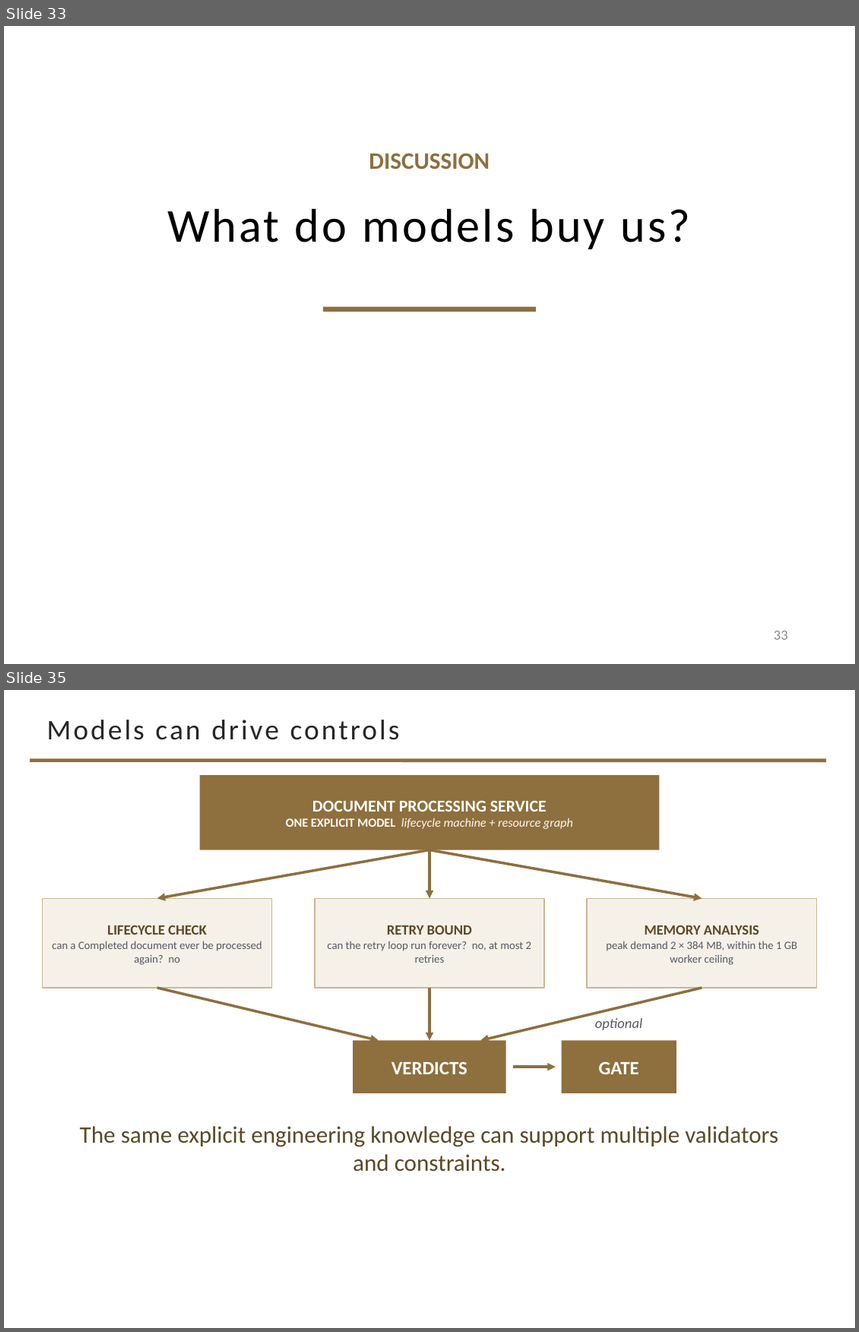
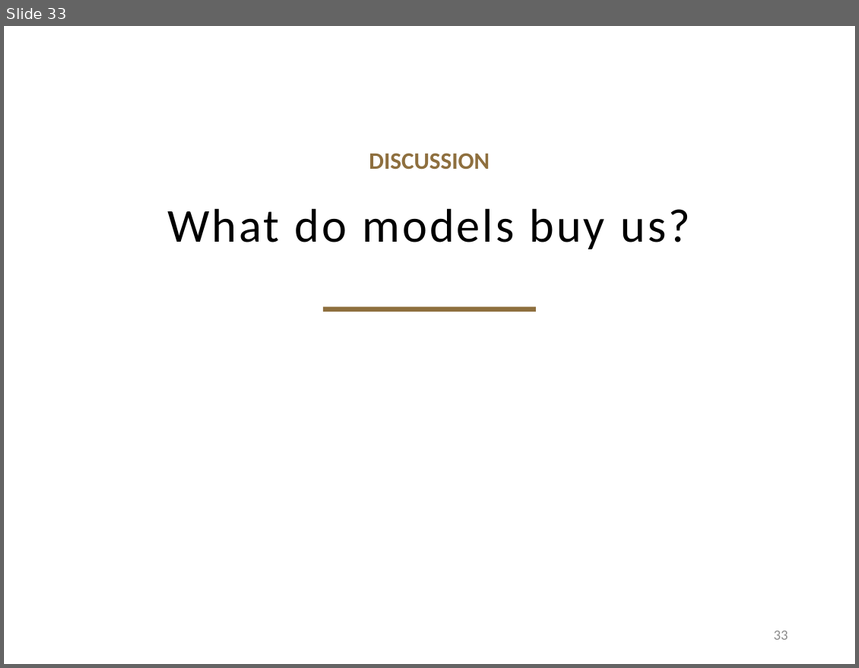
Before and after one commit to davisjam/model-based-agentic-software-engineering, a slide deck: course/lectures/act-2-delegation-and-control/03-alignment/2-3-Alignment.pptx. Shown one above the other, each under a label of ours: slides 33 and 35 before the commit, slide 33 after it; the slides between them are not shown. The pictures are 859x1332 and 859x668 pixels, drawn with LibreOffice and Linux fonts; fonts in the diff are those of the drawing; background and template pictures are left out. Boxes give left, top, right and bottom in pixels: in the first picture for what was removed or moved away, otherwise in the second. Text is boxed around its words. In the diff, an @@ line names an element or a change of style, - is before the commit and + after.

```diff
--- a/course/lectures/act-2-delegation-and-control/03-alignment/2-3-Alignment.pptx
+++ b/course/lectures/act-2-delegation-and-control/03-alignment/2-3-Alignment.pptx
@@ slide 35 removed at [4,690,855,1328], background #FFFFFF @@
@@ title removed at [47,720,400,740] @@
-Models can drive controls
@@ line removed from (30, 761) to (826, 761) @@
@@ rectangle removed at [200,775,659,850] @@
-DOCUMENT PROCESSING SERVICE
-ONE EXPLICIT MODEL lifecycle machine + resource graph
@@ arrow removed from (430, 850) to (158, 898) @@
@@ arrow removed from (430, 850) to (430, 898) @@
@@ arrow removed from (430, 850) to (702, 898) @@
@@ rectangle removed at [42,898,272,988] @@
-LIFECYCLE CHECK
-can a Completed document ever be processed again? no
@@ rectangle removed at [315,898,544,988] @@
-RETRY BOUND
-can the retry loop run forever? no, at most 2 retries
@@ rectangle removed at [587,898,817,988] @@
-MEMORY ANALYSIS
-peak demand 2 × 384 MB, within the 1 GB worker ceiling
@@ arrow removed from (158, 988) to (379, 1040) @@
@@ arrow removed from (430, 988) to (430, 1040) @@
@@ arrow removed from (702, 988) to (481, 1040) @@
@@ text removed at [595,1018,642,1030] @@
-optional
@@ rectangle removed at [353,1040,506,1094] @@
-VERDICTS
@@ rectangle removed at [562,1040,677,1094] @@
-GATE
@@ arrow removed from (513, 1067) to (556, 1067) @@
@@ text removed at [80,1126,778,1172] @@
-The same explicit engineering knowledge can support multiple validators and constraints.
```
Also in this commit, not shown: 4 slides changed, 4 slides added.
